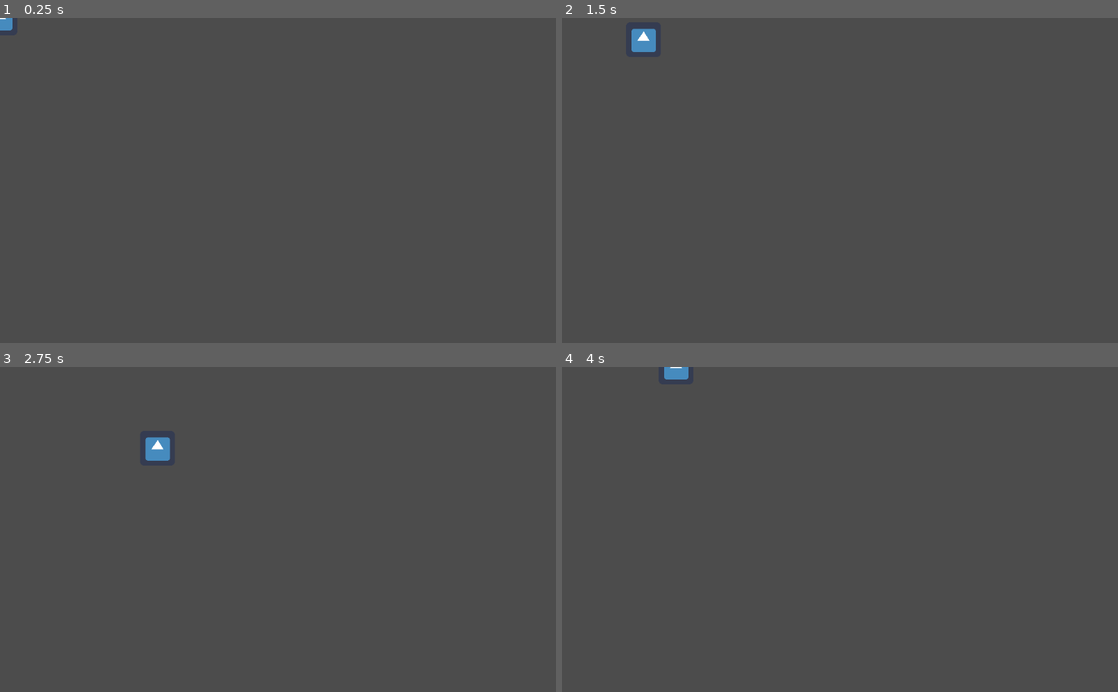
Above: before the commit, frames 1-4 (two rows, left to right).
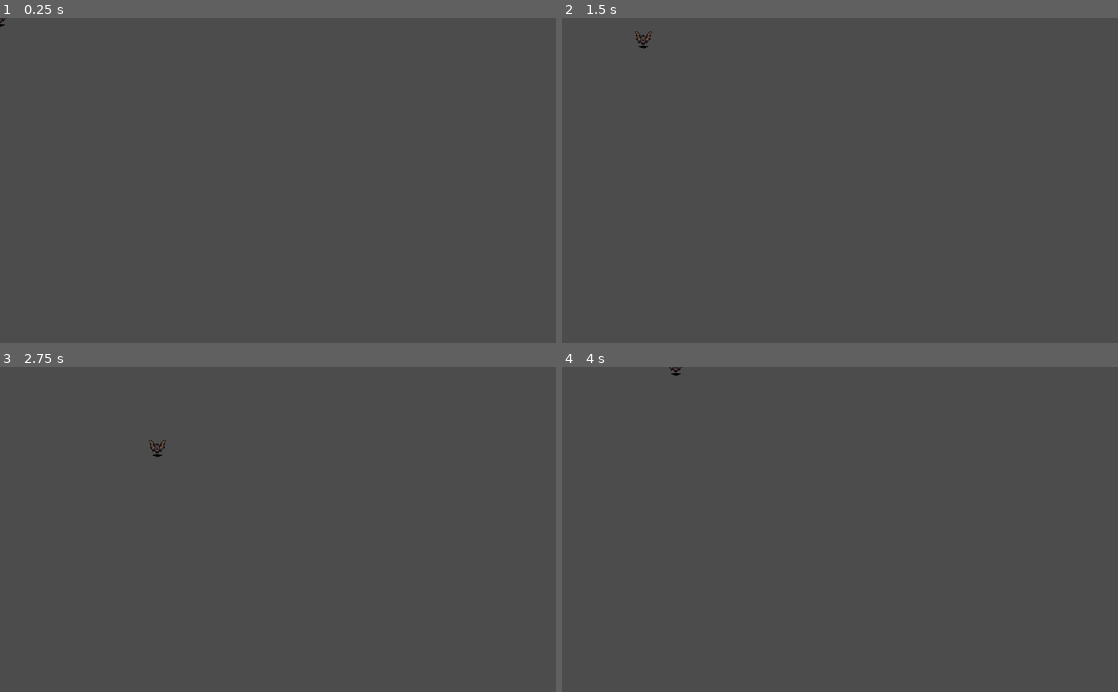
Above: after the commit, the same moments.

Repository: paavonelimarkka/whackman
Game: Godot game, scene res://game objects/player.tscn
Two runs of this game, one before a commit and one after it. Both use one fixed random seed, a clock stepped at 60 frames per second and the inputs below. This scene is started directly instead of the project's main scene. The engine's default icon, where the game draws it, is replaced by a stand-in: a white triangle on a blue panel in a dark square.
Inputs:
- Up to frame 1 (0.25 s): no input
- Up to frame 2 (1.5 s): tap Enter at 0.5 s; hold D (right) 0.53-1.28 s; hold S (down) from 1.28 s (still down)
- Up to frame 3 (2.75 s): release S (down) at 2.03 s; hold D (right) from 2.03 s (still down)
- Up to frame 4 (4 s): release D (right) at 2.78 s; hold W (up) 2.78-3.53 s; hold A (left) from 3.53 s (still down)

The runs differ from the first frame. In frame 1, less than 0.1% of the frame differs, in the area x 0-3%, y 0-4%; in frame 2, 0.3%; in frame 3, 0.3%, in the area x 26-31%, y 21-29%; in frame 4, 0.2%.

Commit message:
Add bat sprite to player

Diff:
--- a/game objects/player.tscn
+++ b/game objects/player.tscn
@@ -1,6 +1,6 @@
 [gd_scene load_steps=4 format=2]
 
-[ext_resource path="res://icon.png" type="Texture" id=1]
+[ext_resource path="res://tiles/giant_bat.png" type="Texture" id=1]
 [ext_resource path="res://game objects/player.gd" type="Script" id=2]
 
 [sub_resource type="CircleShape2D" id=1]
